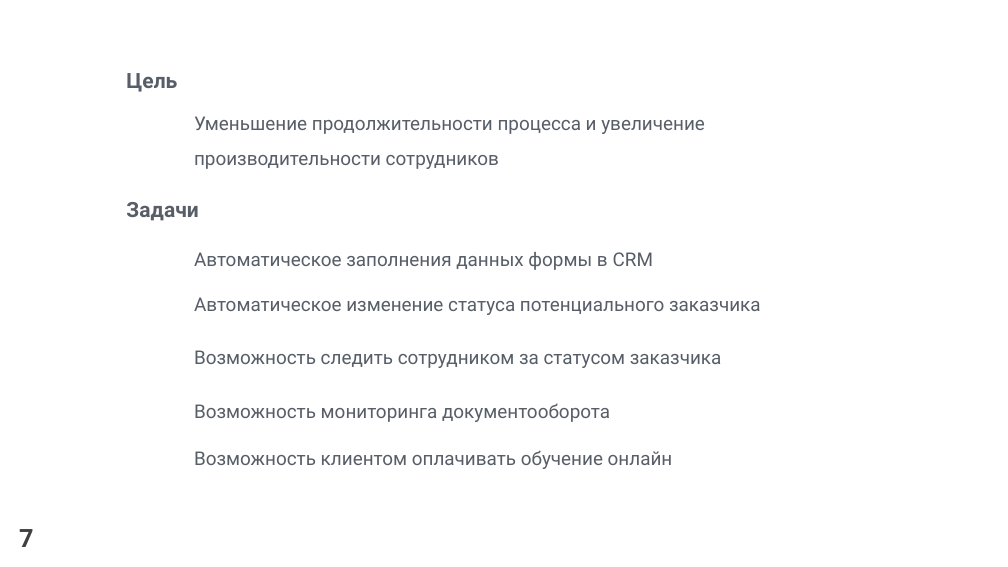
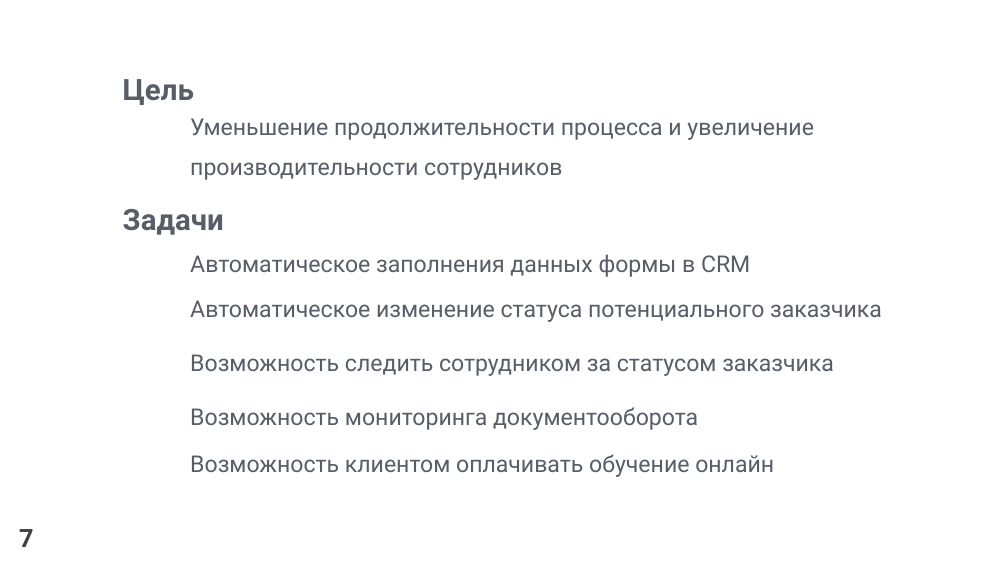
Before and after one commit to venera13/diploma, a slide deck: slide 7 of защита/защита, выступление/ЛобановаВА.pptx. Drawn at 1008x567 pixels with LibreOffice and Linux fonts; fonts in the diff are those of the drawing. Boxes give left, top, right and bottom in pixels: in the first picture for what was removed or moved away, otherwise in the second. Text is boxed around its words. In the diff, an @@ line names an element or a change of style, - is before the commit and + after.

```diff
--- a/защита/защита, выступление/ЛобановаВА.pptx
+++ b/защита/защита, выступление/ЛобановаВА.pptx
@@ text "Цель" at [123,79,194,105]: size 20 to 28 pt @@
@@ size 18 to 22 pt in 6 elements at [190,454,774,477], [190,407,698,430], [190,354,834,376], [190,300,882,322], [190,254,750,277], [190,118,814,180] @@
@@ text "Задачи" at [123,209,224,235]: size 20 to 28 pt @@
```
Also in this commit, not shown: 21 other slides changed, 2 slides removed, 1 other file.
